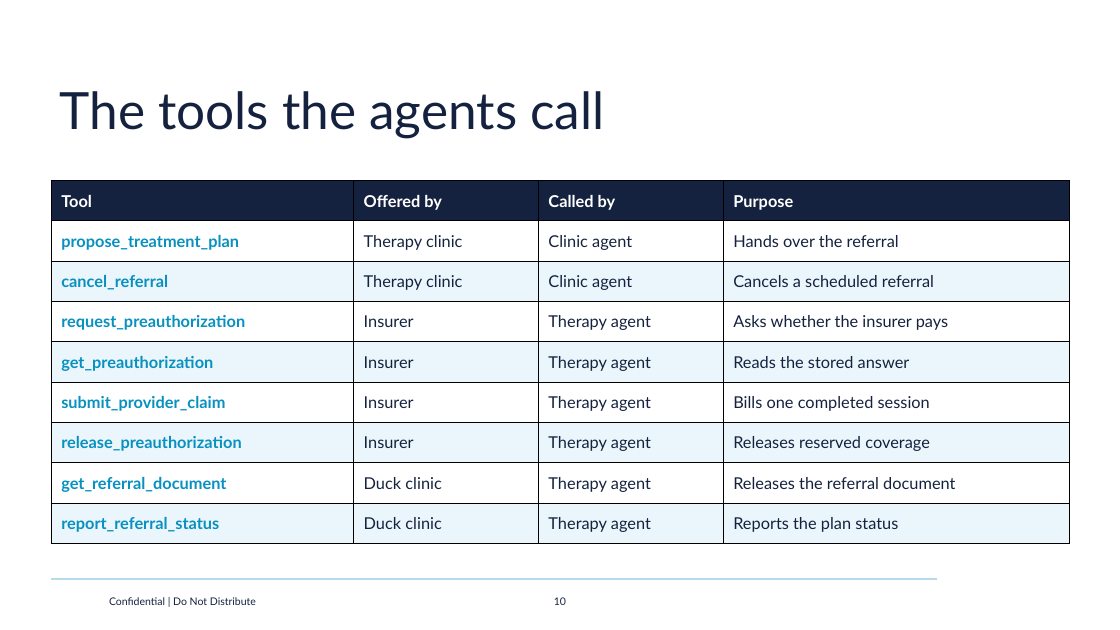
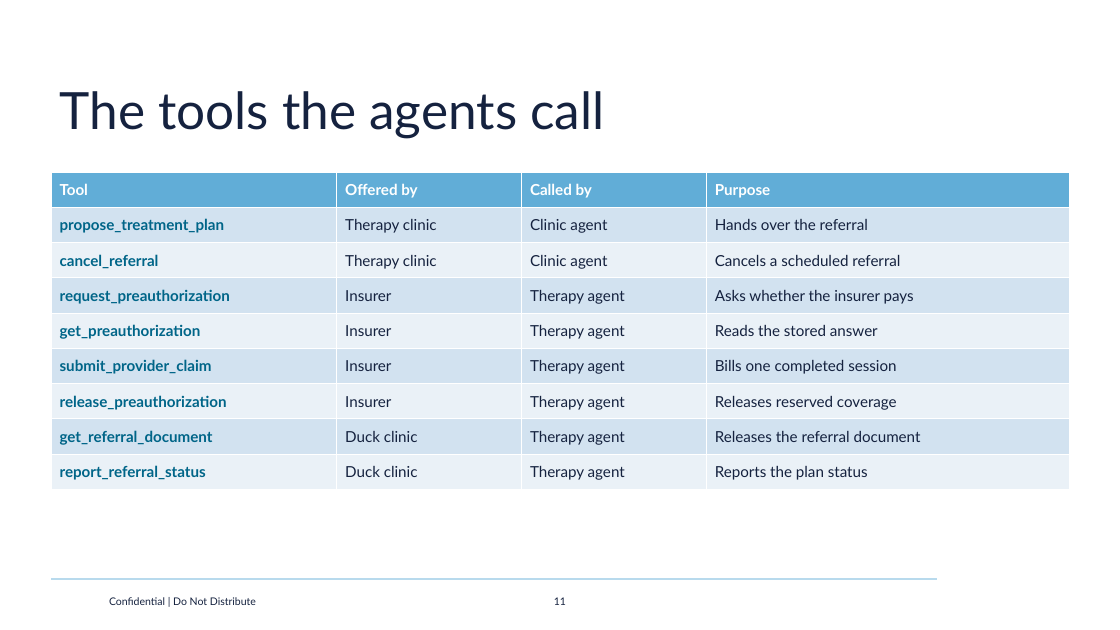
Before and after one commit to HanSolo/duckinsurance, a slide deck: slide 11 of Duck_agents_Azul.pptx (slide 10 before the commit). Drawn at 1120x630 pixels with LibreOffice and Linux fonts; fonts in the diff are those of the drawing; background and template pictures are left out. Boxes give left, top, right and bottom in pixels: in the first picture for what was removed or moved away, otherwise in the second. Text is boxed around its words. In the diff, an @@ line names an element or a change of style, - is before the commit and + after.

```diff
--- a/Duck_agents_Azul.pptx
+++ b/Duck_agents_Azul.pptx
@@ table at (x1=51, y1=172, x2=1070, y2=490) @@
@@ fill #15223F to #61ADD7 in row 1 @@
@@ fill #FFFFFF to #D2E3F0 in 16 cells @@
@@ fill #EBF6FC to #EAF1F8 in 16 cells @@
@@ size 14 to 13 pt @@
@@ text colour #0891C0 to #006588 in "propose_treatment_plan", "cancel_referral", "request_preauthorization", "get_preauthorization" and 4 more places @@
@@ borders changed @@
@@ table resized from (x1=51, y1=181, x2=1070, y2=544) to (x1=51, y1=172, x2=1070, y2=490) @@
@@ page number at (x1=554, y1=597, x2=566, y2=605): text changed @@
-10
+11
```
Also in this commit, not shown: 9 other slides changed, 2 slides added, 1 slide removed, 10 other files.
